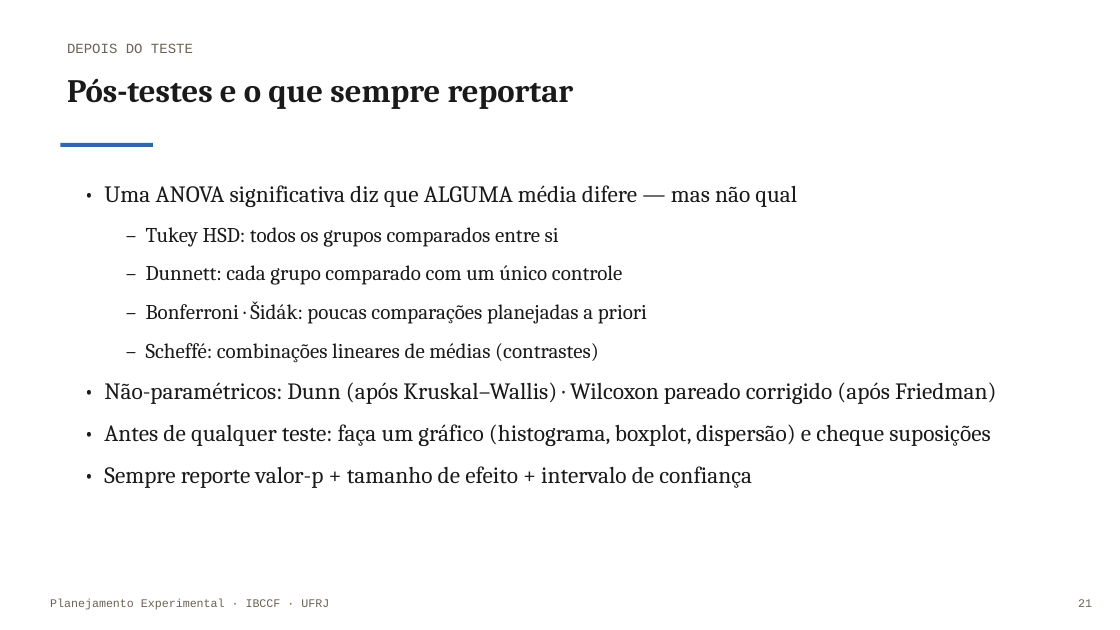
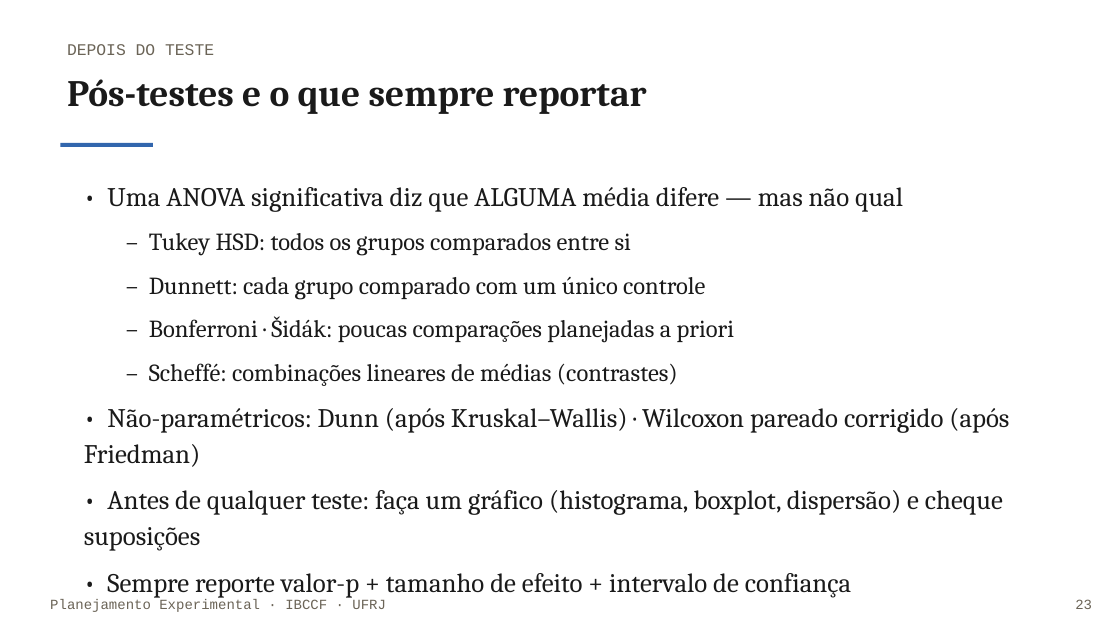
Before and after one commit to monteirotorres/biostat, a slide deck: slide 24 of planejamento_experimental_slides.pptx (slide 22 before the commit). Drawn at 1120x630 pixels with LibreOffice and Linux fonts; fonts in the diff are those of the drawing; background and template pictures are left out. Boxes give left, top, right and bottom in pixels: in the first picture for what was removed or moved away, otherwise in the second. Text is boxed around its words. In the diff, an @@ line names an element or a change of style, - is before the commit and + after.

```diff
--- a/planejamento_experimental_slides.pptx
+++ b/planejamento_experimental_slides.pptx
@@ text "DEPOIS DO TESTE" at [67,44,214,55]: size 12 to 14 pt @@
@@ text "Pós-testes e o que sempre ..." at [67,79,647,114]: size 28 to 32 pt @@
@@ text "• Uma ANOVA significativa diz ..." at [84,187,1009,598]: size 20 to 23 pt in "• Uma ANOVA significativa diz que ALGUMA ...", "• Não-paramétricos: Dunn (após Kruskal–Wallis) · Wilcoxon ...", "• Antes de qualquer teste: faça um ...", "• Sempre reporte valor-p + tamanho de ..."; size 18 to 21 pt in "– Tukey HSD: todos os grupos comparados ...", "– Dunnett: cada grupo comparado com um ...", "– Bonferroni · Šidák: poucas comparações planejadas ...", "– Scheffé: combinações lineares de médias (contrastes)" @@
@@ text "Planejamento Experimental · IBCCF · ..." at [50,599,386,612]: size 10 to 12 pt @@
@@ text at [1075,599,1092,609]: text changed; size 10 to 12 pt @@
-21
+23
```
Also in this commit, not shown: 22 other slides changed, 3 slides added, 1 slide removed, 13 other files.
